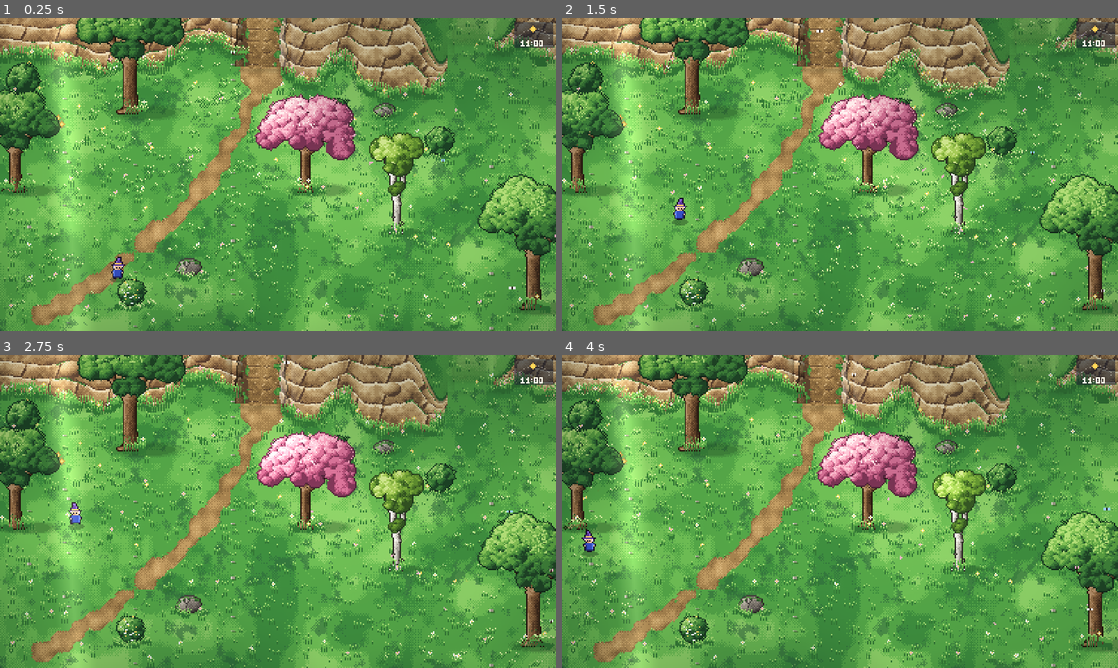
Above: before the commit, frames 1-4 (two rows, left to right).
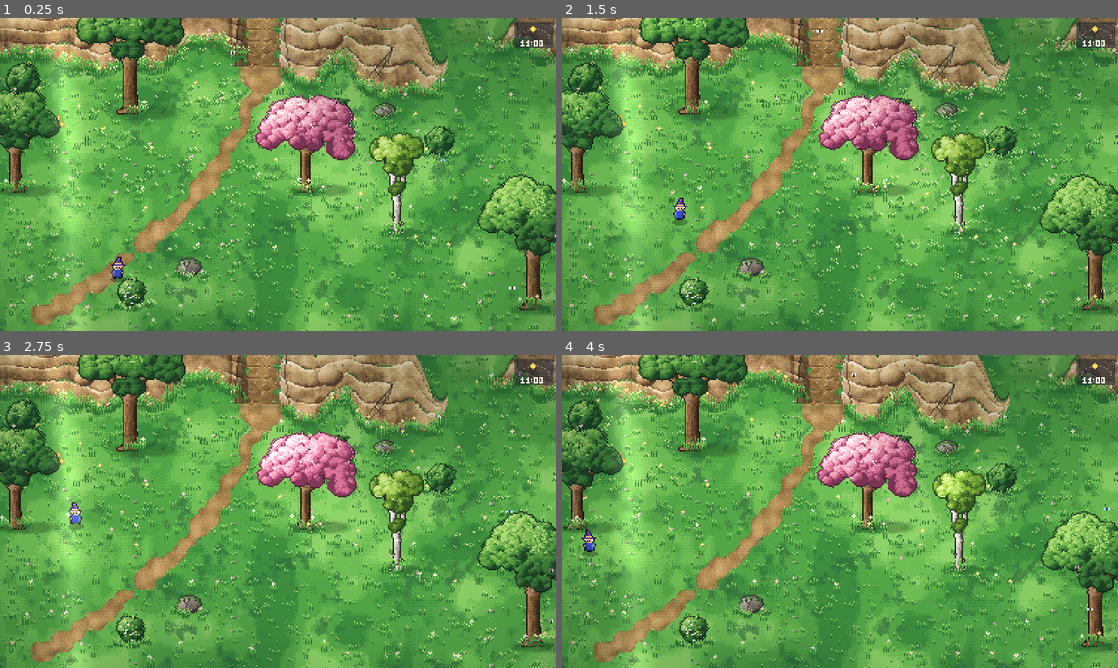
Above: after the commit, the same moments.

Repository: OMEN-2778/Verdelia
Game: Godot game, scene res://scenes/cliff_demo.tscn
Two runs of this game, one before a commit and one after it. Both use one fixed random seed, a clock stepped at 60 frames per second and the inputs below. This scene is started directly instead of the project's main scene.
Inputs:
- Up to frame 1 (0.25 s): no input
- Up to frame 2 (1.5 s): hold Up (ui_up) from 0.53 s (still down)
- Up to frame 3 (2.75 s): release Up (ui_up) at 2.03 s; hold Left (ui_left) from 2.03 s (still down)
- Up to frame 4 (4 s): release Left (ui_left) at 3.53 s; hold Down (ui_down) from 3.53 s (still down)

The runs differ from the first frame. In frame 1, 4.8% of the frame differs, in the area x 0-100%, y 0-26%; in frame 2, 4.9%; in frame 3, 5.0%; in frame 4, 5.0%.

Commit message:
Paint cliff faces as natural rock instead of brick courses
Strata now dip and swell, and their partings fade out in places so layers run
together; ledge highlights are broken and uneven. The per-layer vertical joints
are replaced by cracks that wander across layers in any direction, fork, and
leave long stretches of sound rock. Broad facets and rain streaks add texture.

Co-Authored-By: Claude Opus 5.5 <noreply@anthropic.com>
Claude-Session: https://claude.ai/code/session_01Y3QepJTJgk9rCJ93wTDK78

Diff:
--- a/world/cliff/cliff_band.gd
+++ b/world/cliff/cliff_band.gd
@@ -137,13 +137,12 @@
 
 
 func _paint_face(w: int) -> void:
-	var strata_seed := _rng.randi_range(0, 9999)
 	for i in w:
 		var t := int(_top[i])
 		var b := int(_bottom[i])
 		var hgt := float(b - t)
-		# always the same layers, but each one's thickness swells and thins smoothly along the
-		# cliff, so a layer pinches out gradually instead of the strata jumping at a seam
+		# the same layers all along, but each swells and thins, dips a little, and here and there its
+		# parting dissolves so neighbouring layers run into one another (no brick courses)
 		var n_strata := 4
 		var thick := []
 		var total := 0.0
@@ -152,12 +151,15 @@
 			thick.append(th)
 			total += th
 		var bounds := [float(t)]
+		var seen := [1.0]  # how visible each parting is (the top edge always)
 		var acc := 0.0
 		for k in range(1, n_strata):
 			acc += thick[k - 1] / total
-			var y_k: float = t + hgt * acc + (_noise(i, 50 + k * 7, 18) - 0.5) * 3.0
-			bounds.append(clampf(y_k, bounds[k - 1], float(b)))
+			var dip := (_noise(i, 200 + k * 9, 90) - 0.5) * 9.0 + (_noise(i, 50 + k * 7, 18) - 0.5) * 3.0
+			bounds.append(clampf(t + hgt * acc + dip, bounds[k - 1], float(b)))
+			seen.append(smoothstep(0.28, 0.5, _noise(i, 500 + k * 17, 38)))
 		bounds.append(float(b))
+		seen.append(1.0)
 		for y in range(t, b):
 			var k := 0
 			while k < n_strata - 1 and y >= bounds[k + 1]:
@@ -165,27 +167,29 @@
 			var s0: float = bounds[k]
 			var s1: float = bounds[k + 1]
 			var f := (y - s0) / maxf(s1 - s0, 1.0)
-			# cracks: hashed per stratum, spacing varies, slight slant
-			var cx := float(i) + (y - s0) * (0.15 + 0.3 * _hash(k, strata_seed))
-			var span := 14.0 + _hash(k, strata_seed + 1) * 30.0  # block width differs per layer
-			var cell := floori((cx + _hash(k, strata_seed + 2) * span) / span)
-			var crack_x := (cell + 0.2 + _hash(cell, k + strata_seed) * 0.6) * span - _hash(k, strata_seed + 2) * span
-			var dc := cx - crack_x
-			var v := 0.74 - f * 0.42 + (_noise(i, y, 3) - 0.5) * 0.26 + (_noise(i, y + 100, 11) - 0.5) * 0.32
+			var above: float = seen[k]
+			var below: float = seen[k + 1]
+			# broad, uneven light: big facets, smaller lumps, a gentle darkening toward the foot
+			var v := 0.6 + (_noise(i, y, 13) - 0.5) * 0.42 + (_noise(i + 7, y, 5) - 0.5) * 0.26 + (_noise(i, y, 2) - 0.5) * 0.12
 			v -= 0.14 * (y - t) / maxf(hgt, 1.0)
-			if f < 0.12:
-				v += 0.28
-			if _hash(cell, k + 77) < 0.6:
-				if dc >= 0.0 and dc < 1.6:
-					v -= 0.45
-				elif dc < 0.0 and dc > -1.6:
-					v += 0.12
+			# each ledge is lit along its upper lip and shaded under its overhang, where the parting shows
+			v += (0.1 - f * 0.26) * maxf(above, below * 0.5)
+			var lip := 0.1 + _noise(i, y + 600, 4) * 0.12
+			if f < lip and above > 0.5 and _noise(i, k * 31 + 700, 6) > 0.32:
+				v += 0.24
+			if f > 0.9 and below > 0.5 and _noise(i, k * 29 + 800, 5) > 0.3:
+				v -= 0.22
+			# rain streaks running down the face
+			var streak := _noise(i, y * 0.12 + 400.0, 4)
+			if streak > 0.74:
+				v -= 0.12
+			elif streak < 0.18:
+				v += 0.06
 			var col := _q(ROCK, v, i, y)
-			if f > 0.9 and _rng.randf() < 0.5:
-				col = Color(ROCK[1])
-			if f < 0.07 and k > 0 and _noise(i, y + 300, 9) > 0.62:
-				col = Color(MOSS[_rng.randi_range(1, 3)])
+			if f < 0.08 and k > 0 and above > 0.5 and _noise(i, y + 300, 9) > 0.64:
+				col = Color(MOSS[1 + (i + y) % 3])
 			_put(i, y, col)
+	_paint_cracks(w)
 	# a few rounded outcrops bulging from the face
 	var x := _rng.randf_range(20, 80)
 	while x < w:
@@ -201,6 +205,48 @@
 					if dx * dx + dy * dy > 0.8 and dx + dy > 0.4:
 						_put(xx, yy, Color(ROCK[1]))
 		x += _rng.randf_range(60, 150)
+
+
+## Cracks that wander down the face in any direction, crossing layers, now and then forking;
+## dark with a lit lower-right edge, scattered unevenly with long stretches of sound rock.
+func _paint_cracks(w: int) -> void:
+	var count := w / 15
+	for n in count:
+		var x := _rng.randf_range(0, w - 1)
+		if _noise(x, 900, 60) < 0.3:
+			continue  # sound stretches of rock
+		var t := _top[int(x)]
+		var hgt := _bottom[int(x)] - t
+		var y := t + hgt * _rng.randf_range(0.08, 0.6)
+		var drift := _rng.randf_range(-0.8, 0.8)
+		var length := int(_rng.randf_range(3.0, maxf(6.0, hgt * 0.75))) if _rng.randf() < 0.6 else _rng.randi_range(2, 5)  # long fissures and short fractures
+		_crack(x, y, drift, length, true)
+
+
+func _crack(x: float, y: float, drift: float, length: int, can_fork: bool) -> void:
+	for step in length:
+		var ix := int(roundf(x))
+		var iy := int(roundf(y))
+		if ix < 1 or ix >= _bottom.size() - 1 or iy >= _bottom[ix] - 1:
+			return
+		var yy := iy - _y0
+		if yy < 0 or yy >= _img.get_height():
+			return
+		var c := _img.get_pixel(ix, yy)
+		if c.a > 0.5 and c.r > c.g:
+			_img.set_pixel(ix, yy, c.darkened(0.5))
+			if can_fork and length > 8 and step < length * 0.4:
+				var c0 := _img.get_pixel(ix - 1, yy)  # the fissure is wider where it opens
+				if c0.a > 0.5 and c0.r > c0.g:
+					_img.set_pixel(ix - 1, yy, c0.darkened(0.3))
+			var c2 := _img.get_pixel(ix + 1, yy)
+			if c2.a > 0.5 and c2.r > c2.g:
+				_img.set_pixel(ix + 1, yy, c2.lightened(0.14))
+		y += 1.0
+		x += drift + _rng.randf_range(-0.45, 0.45)
+		drift = clampf(drift + _rng.randf_range(-0.15, 0.15), -1.1, 1.1)
+		if can_fork and step > 2 and _rng.randf() < 0.07:
+			_crack(x, y, -drift * 0.8 + _rng.randf_range(-0.3, 0.3), _rng.randi_range(2, 6), false)
 
 
 ## Grass lip of uneven thickness, with clumps of grass hanging over the edge.
Binary file added: docs/art/cliff-face-natural.png
Binary file changed: docs/art/cliff-grass-slope-scene.png
Binary file changed: docs/art/cliff-ramps.png
Not shown, changed: CHANGELOG.md
Not shown, changed: README.md
Not shown, changed: docs/art/cliff-ramps.mp4
